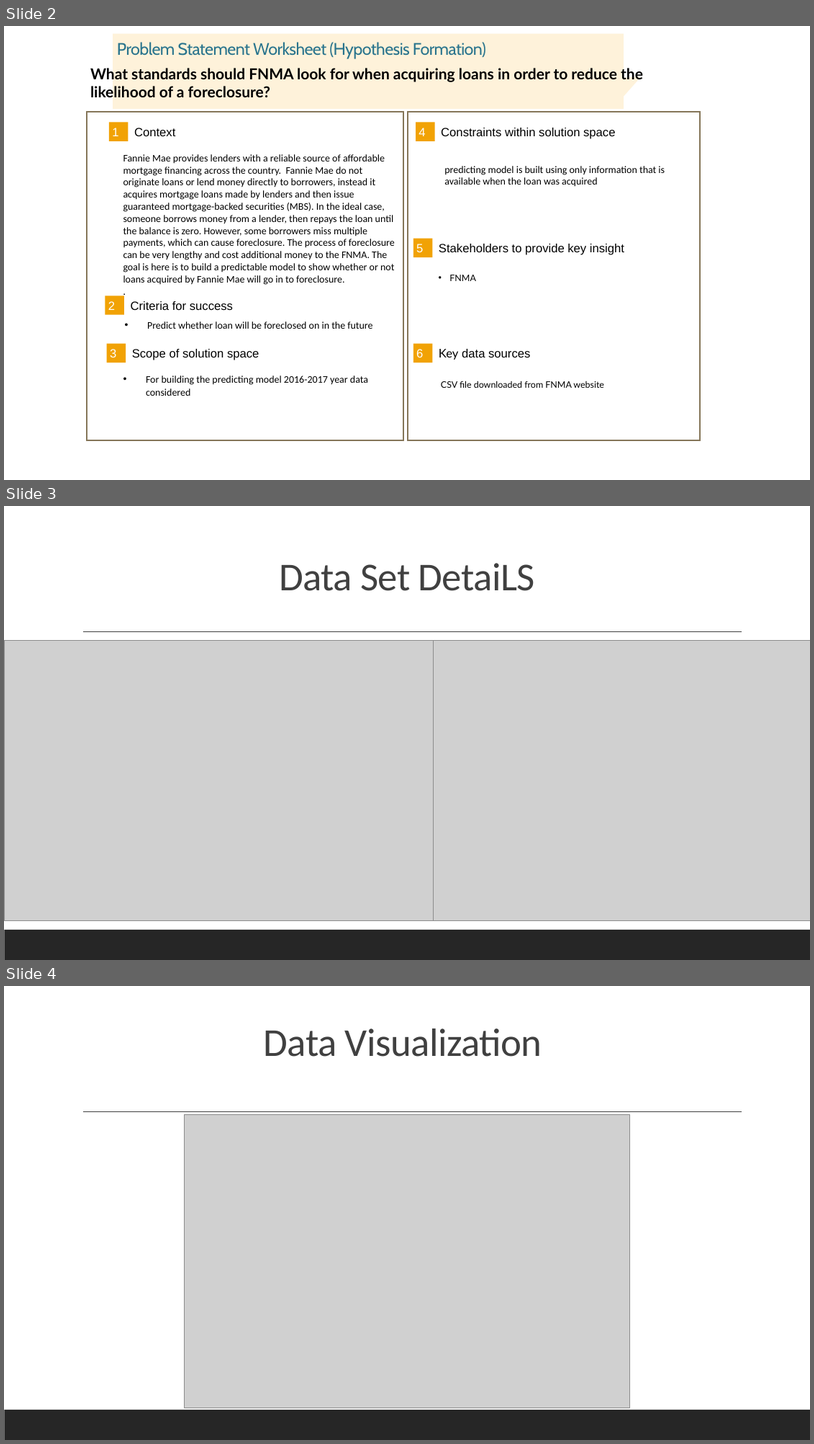
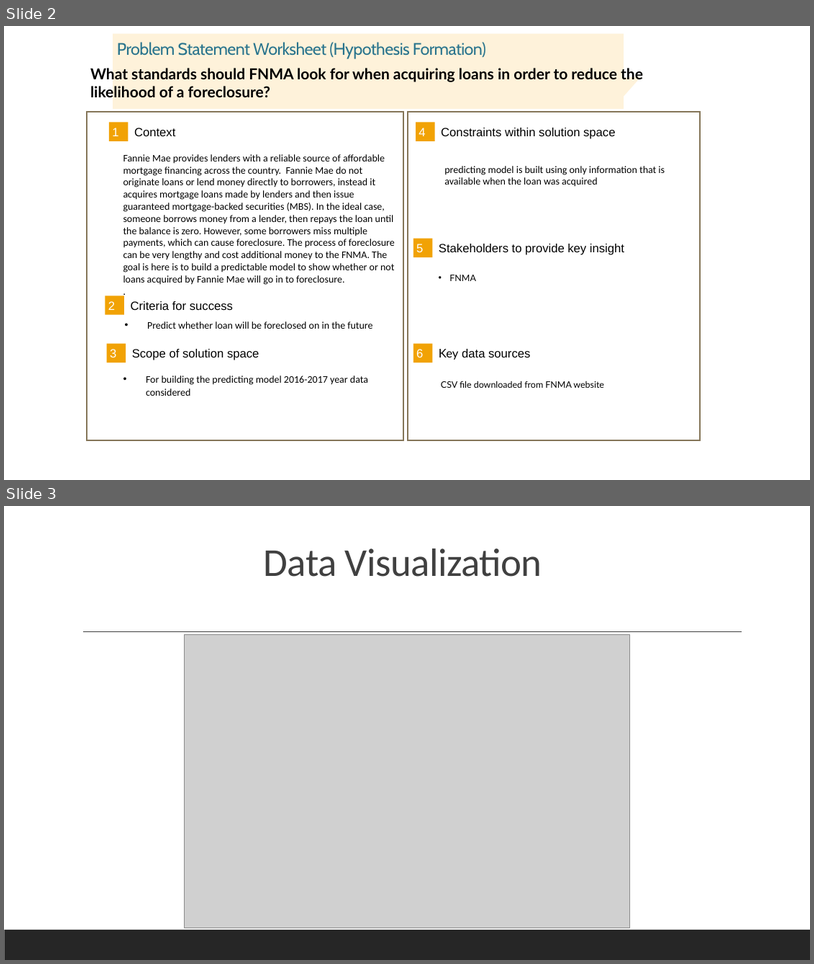
Before and after one commit to ManjuPallavi/FNMAProject, a slide deck: Fannie Mae.pptx. Shown one above the other, each under a label of ours: slides 2, 3 and 4 before the commit, slides 2 and 3 after it. The pictures are 814x1444 and 814x964 pixels, drawn with LibreOffice and Linux fonts; fonts in the diff are those of the drawing; grey boxes stand for pictures. Boxes give left, top, right and bottom in pixels: in the first picture for what was removed or moved away, otherwise in the second. Text is boxed around its words. In the diff, an @@ line names an element or a change of style, - is before the commit and + after.

Commit message:
removed extra slide

```diff
--- a/Fannie Mae.pptx
+++ b/Fannie Mae.pptx
@@ slide 3 removed at (4, 506, 810, 960), background #FFFFFF; not listed: 2 template elements that a slide beside it also shows @@
@@ title removed at (279, 563, 535, 591) @@
-Data Set DetaiLS
@@ picture removed at (4, 641, 449, 921) @@
@@ picture removed at (434, 641, 810, 921) @@
@@ what was slide 4 is now slide 3 @@
```
